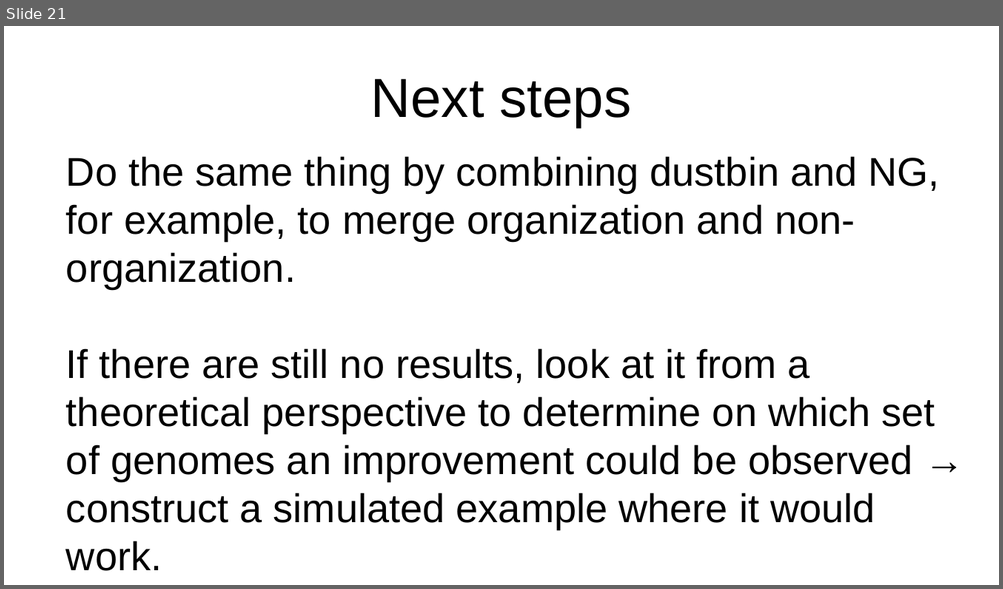
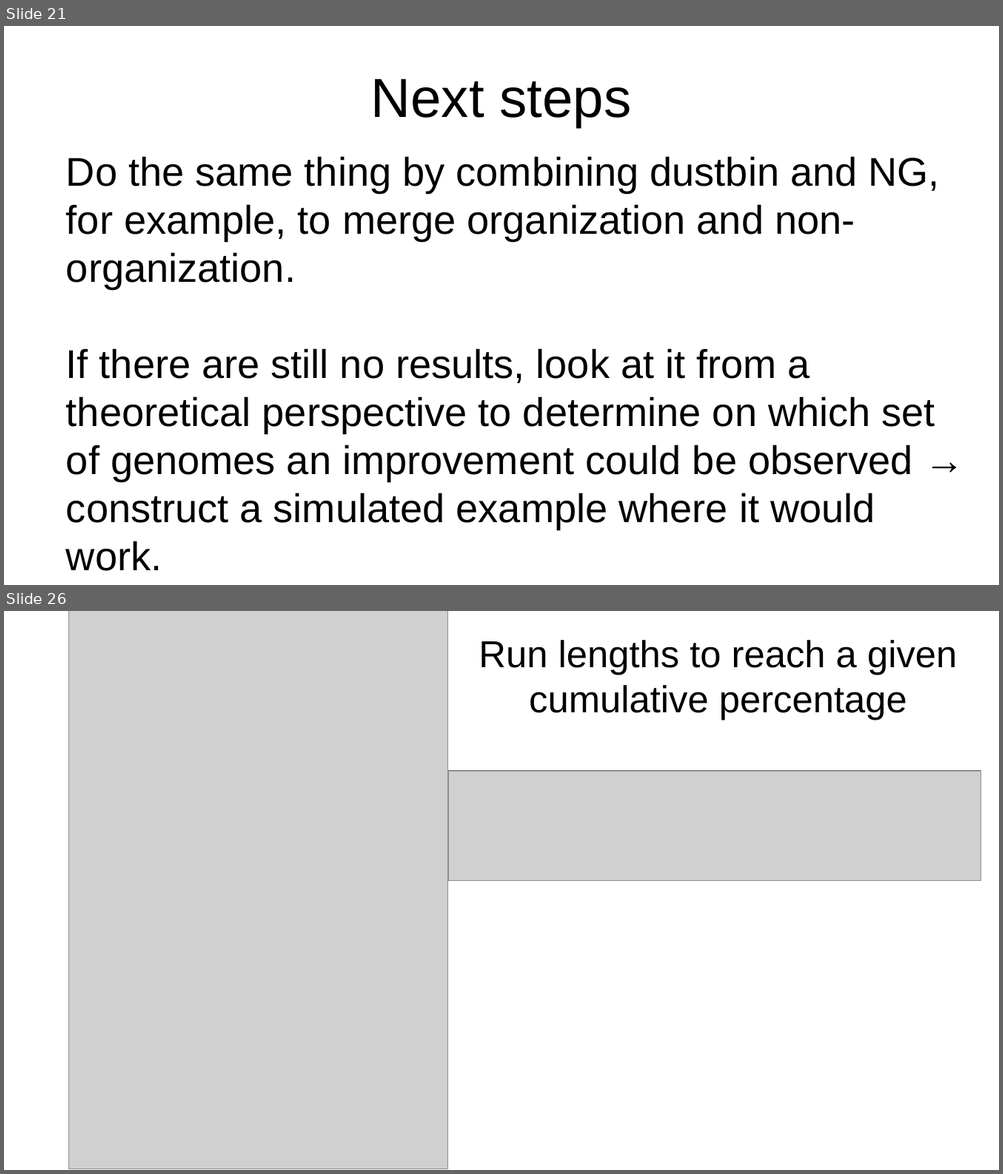
Before and after one commit to AntaoA/Amory_BWT_M1_project_Bioinfo, a slide deck: Diapo.odp. Shown one above the other, each under a label of ours: slide 21 before the commit, slides 21 and 26 after it; the slides between them are not shown. The pictures are 1003x589 and 1003x1174 pixels, drawn with LibreOffice and Linux fonts; fonts in the diff are those of the drawing; grey boxes stand for pictures. Boxes give left, top, right and bottom in pixels: in the first picture for what was removed or moved away, otherwise in the second. Text is boxed around its words. In the diff, an @@ line names an element or a change of style, - is before the commit and + after.

```diff
--- a/Diapo.odp
+++ b/Diapo.odp
@@ slide 26 added at (x1=4, y1=611, x2=999, y2=1170), background #FFFFFF @@
@@ picture added at (x1=69, y1=611, x2=448, y2=1170) @@
@@ title added at (x1=478, y1=640, x2=956, y2=721), 30 pt, text #000000 @@
+Run lengths to reach a given cumulative percentage
@@ picture added at (x1=448, y1=771, x2=982, y2=881) @@
```
Also in this commit, not shown: 9 other slides added, 12 other files.
